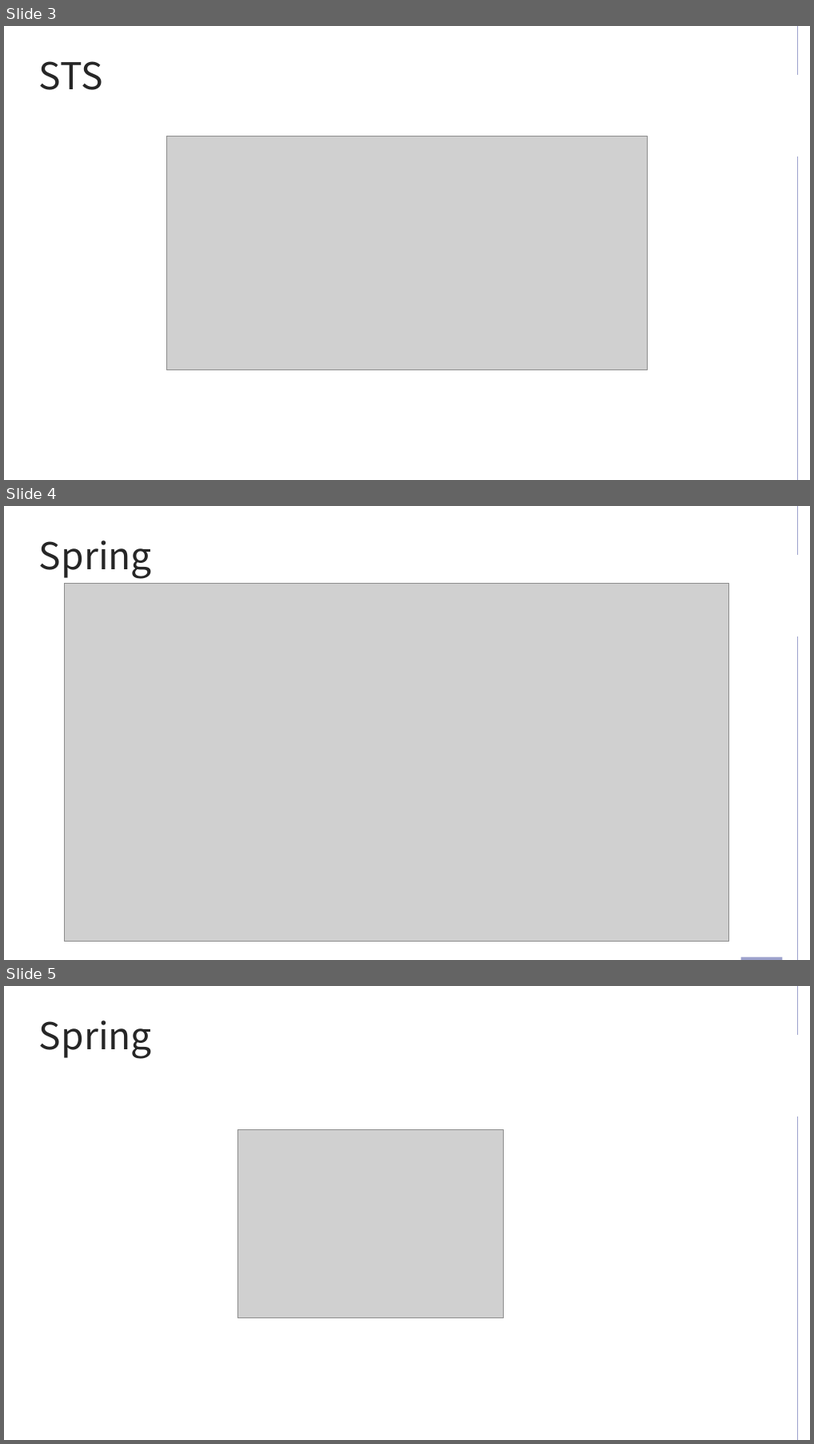
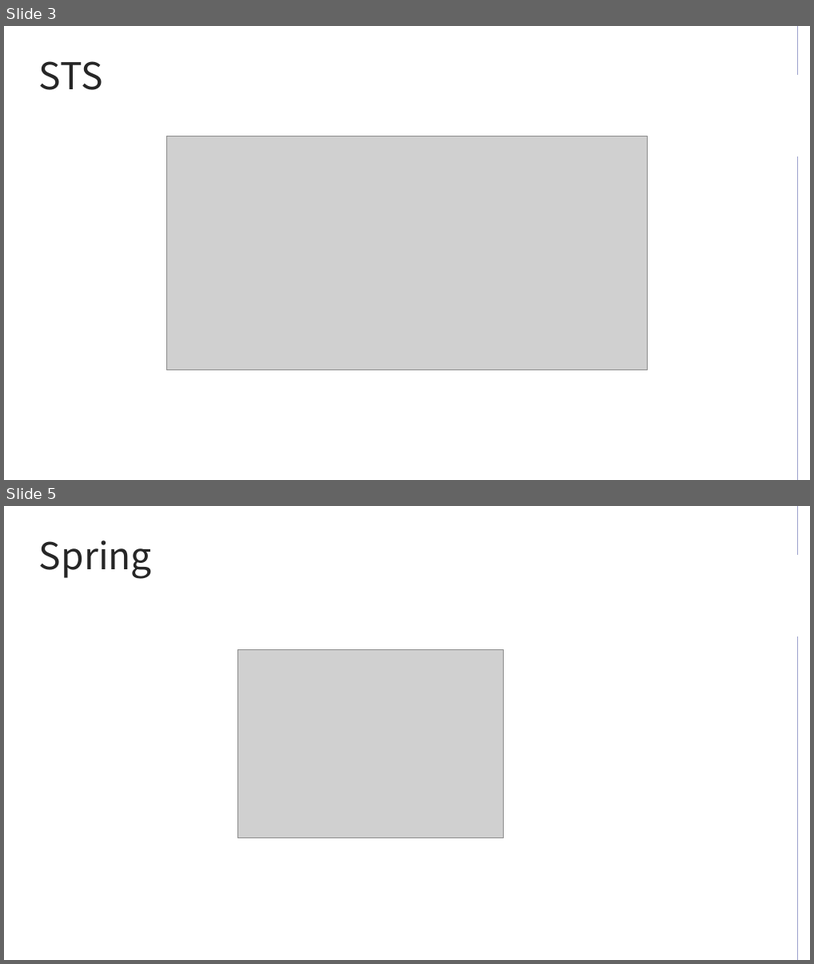
Before and after one commit to mareepark/sw_project, a slide deck: tour_project_04.pptx. Shown one above the other, each under a label of ours: slides 3, 4 and 5 before the commit, slides 3 and 5 after it; the slides between them are not shown. The pictures are 814x1444 and 814x964 pixels, drawn with LibreOffice and Linux fonts; fonts in the diff are those of the drawing; grey boxes stand for pictures. Boxes give left, top, right and bottom in pixels: in the first picture for what was removed or moved away, otherwise in the second. Text is boxed around its words. In the diff, an @@ line names an element or a change of style, - is before the commit and + after.

```diff
--- a/tour_project_04.pptx
+++ b/tour_project_04.pptx
@@ slide 4 removed at (4,506,810,960), background #FFFFFF @@
@@ line removed from (798, 506) to (798, 555) @@
@@ text removed at (39,540,152,579) @@
-Spring
@@ picture removed at (65,584,730,941) @@
@@ line removed from (798, 636) to (798, 960) @@
@@ rectangle removed at (33,809,100,867) @@
@@ rectangle removed at (742,956,782,960) @@
```
Also in this commit, not shown: 1 slide changed, 1 slide added.
